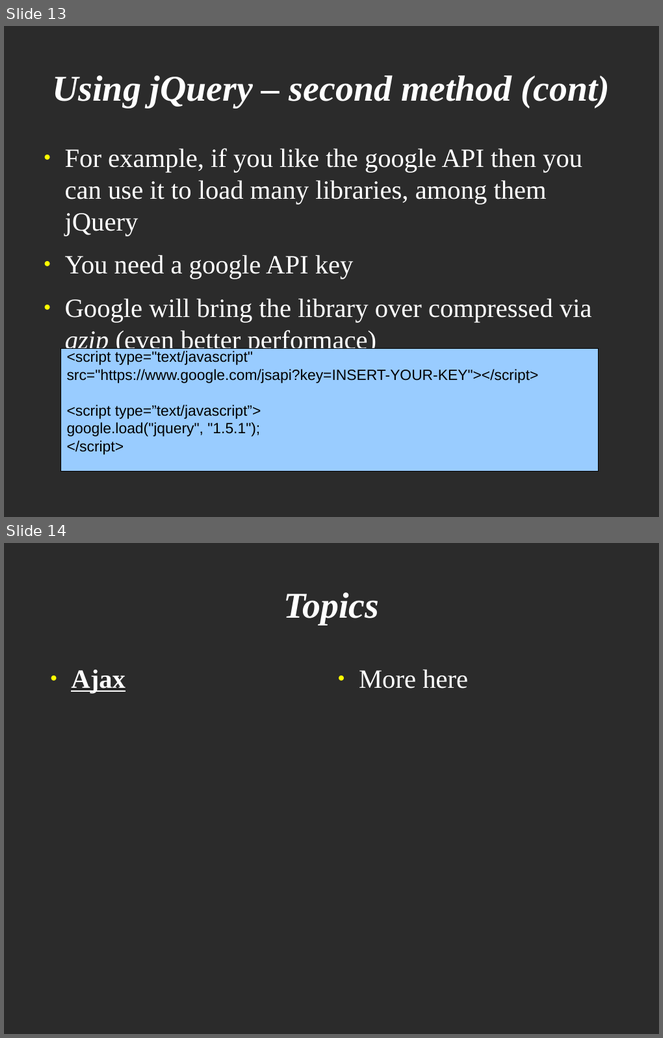
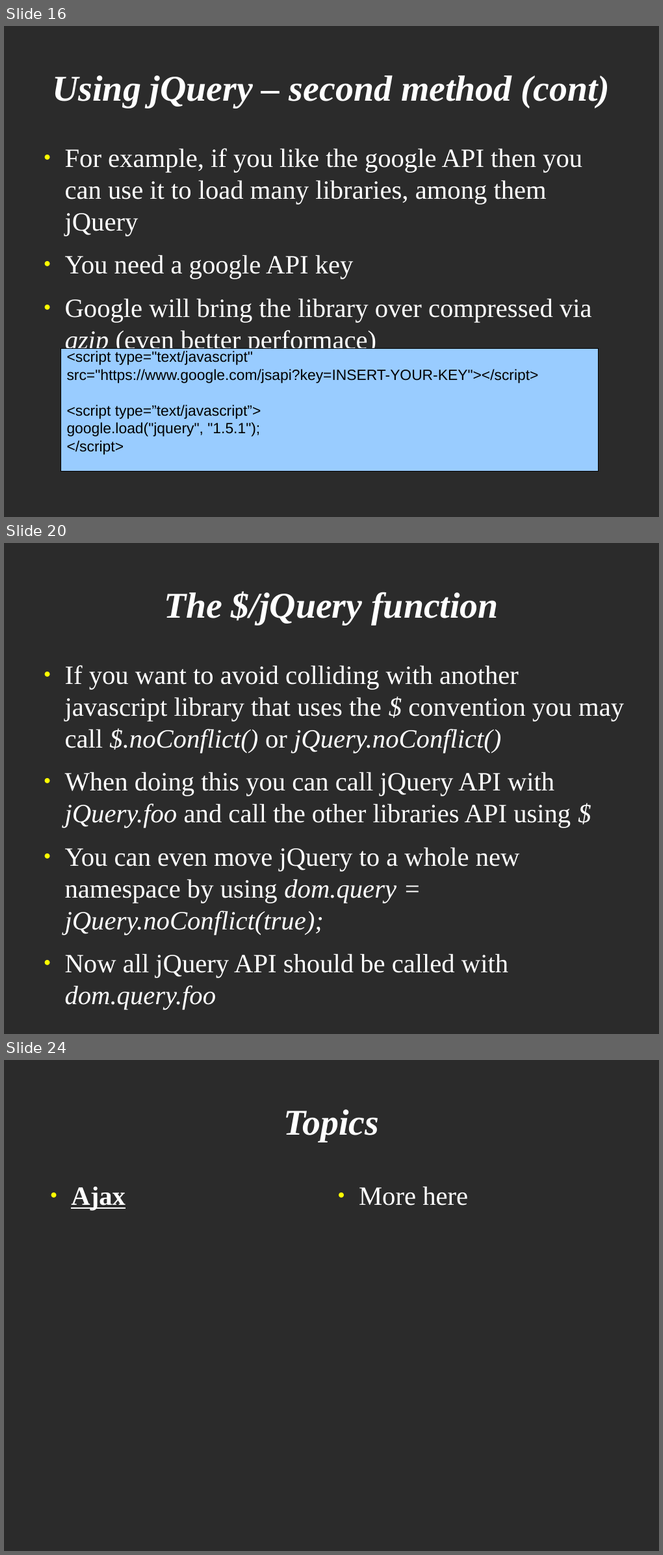
Before and after one commit to veltzer/demos, a slide deck: javascript/jquery/jquery.odp. Shown one above the other, each under a label of ours: slides 13 and 14 before the commit, slides 16, 20 and 24 after it; the slides between them are not shown. The pictures are 663x1038 and 663x1555 pixels, drawn with LibreOffice and Linux fonts; fonts in the diff are those of the drawing; background and template pictures are left out; a plain dark background stands for a picture behind light text. Boxes give left, top, right and bottom in pixels: in the first picture for what was removed or moved away, otherwise in the second. Text is boxed around its words. In the diff, an @@ line names an element or a change of style, - is before the commit and + after.

```diff
--- a/javascript/jquery/jquery.odp
+++ b/javascript/jquery/jquery.odp
@@ slide 20 added at bbox=[4, 543, 659, 1034], background picture (left out) @@
@@ title added at bbox=[164, 591, 498, 625], 44 pt, text #FFFFFF, bold, italic @@
+The $/jQuery function
@@ text added at bbox=[65, 665, 624, 1010], 32 pt, text #FFFFFF @@
+● If you want to avoid colliding with another javascript library that uses the $ convention you may call $.noConflict() or jQuery.noConflict()
+● When doing this you can call jQuery API with jQuery.foo and call the other libraries API using $
+● You can even move jQuery to a whole new namespace by using dom.query = jQuery.noConflict(true);
+● Now all jQuery API should be called with dom.query.foo
@@ what was slide 13 is now slide 16 @@
@@ what was slide 14 is now slide 24 @@
```
Also in this commit, not shown: 5 slides changed, 13 other slides added, 1 slide removed.
